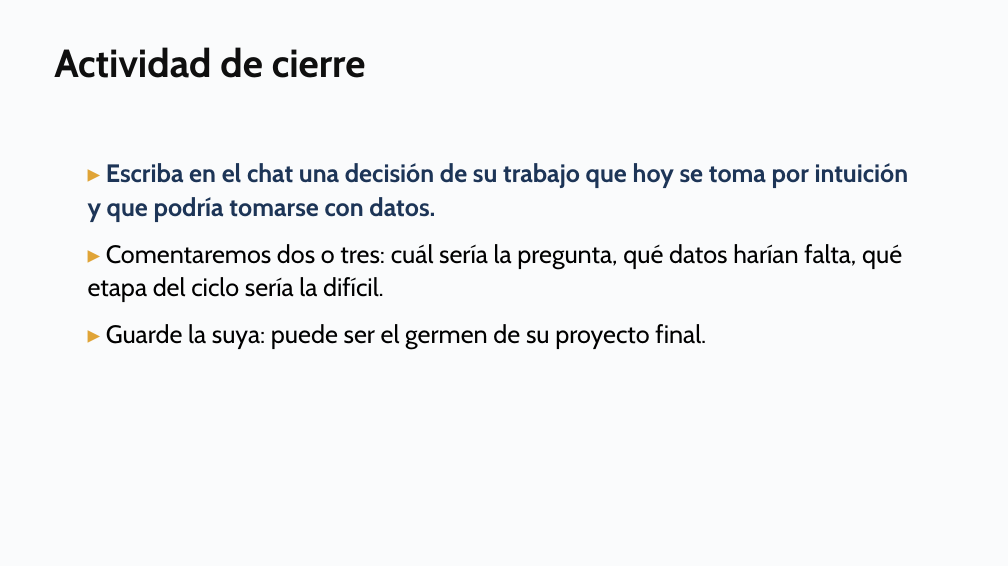
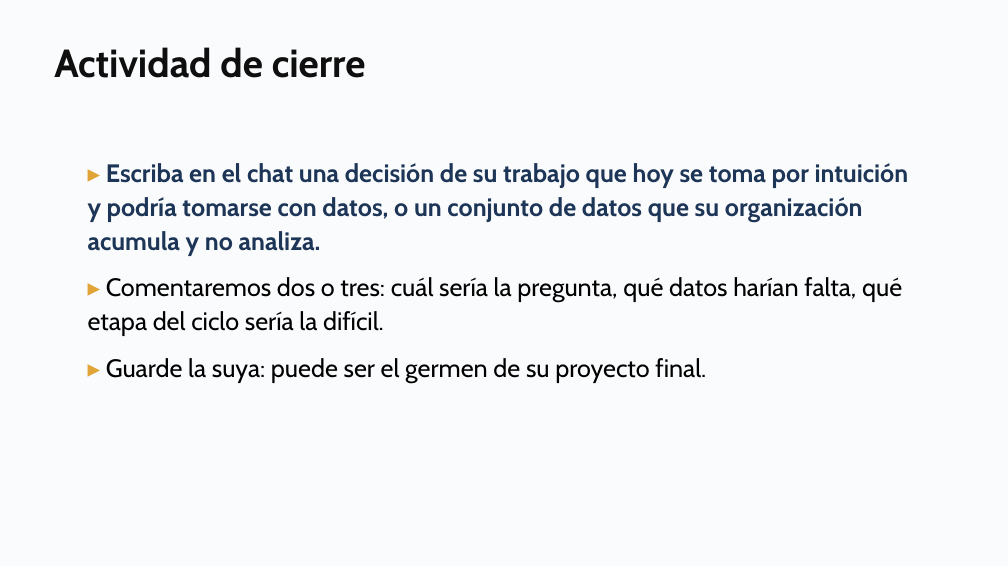
Before and after one commit to daniopitz/diplomado-cdd, a slide deck: slide 27 of presentaciones/clase01_fundamentos_ecosistema.pptx (slide 30 before the commit). Drawn at 1008x566 pixels with LibreOffice and Linux fonts; fonts in the diff are those of the drawing. Boxes give left, top, right and bottom in pixels: in the first picture for what was removed or moved away, otherwise in the second. Text is boxed around its words. In the diff, an @@ line names an element or a change of style, - is before the commit and + after.

```diff
--- a/presentaciones/clase01_fundamentos_ecosistema.pptx
+++ b/presentaciones/clase01_fundamentos_ecosistema.pptx
@@ text at [88,163,909,256]: text changed @@
-▸ Escriba en el chat una decisión de su trabajo que hoy se toma por intuición y que podría tomarse con datos.
+▸ Escriba en el chat una decisión de su trabajo que hoy se toma por intuición y podría tomarse con datos, o un conjunto de datos que su organización acumula y no analiza.
```
Also in this commit, not shown: 8 other slides changed, 3 slides removed, 5 other files.
